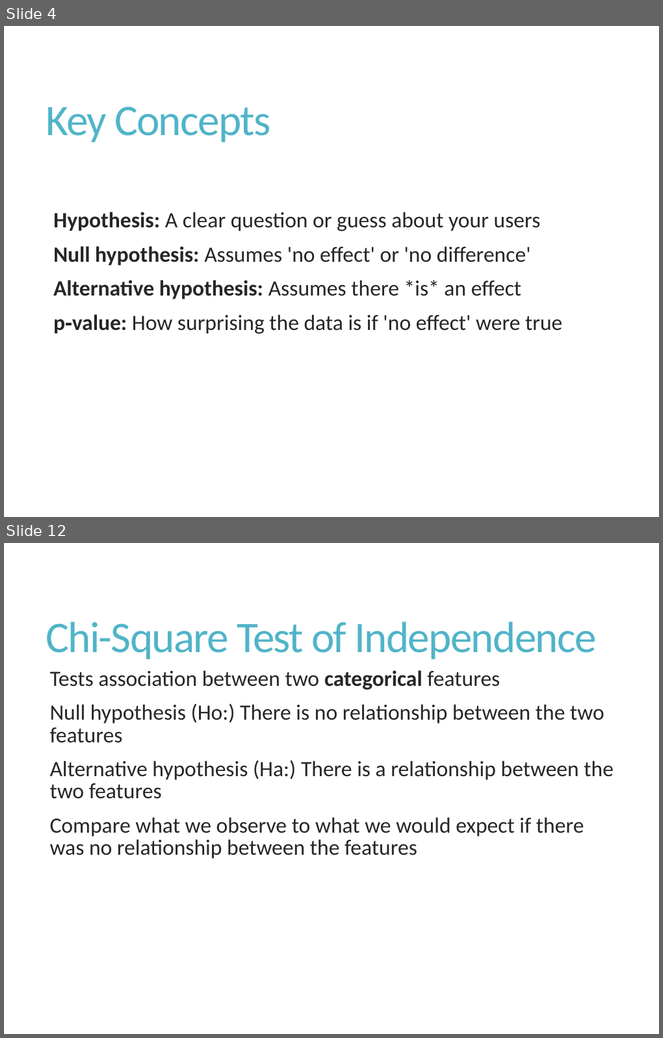
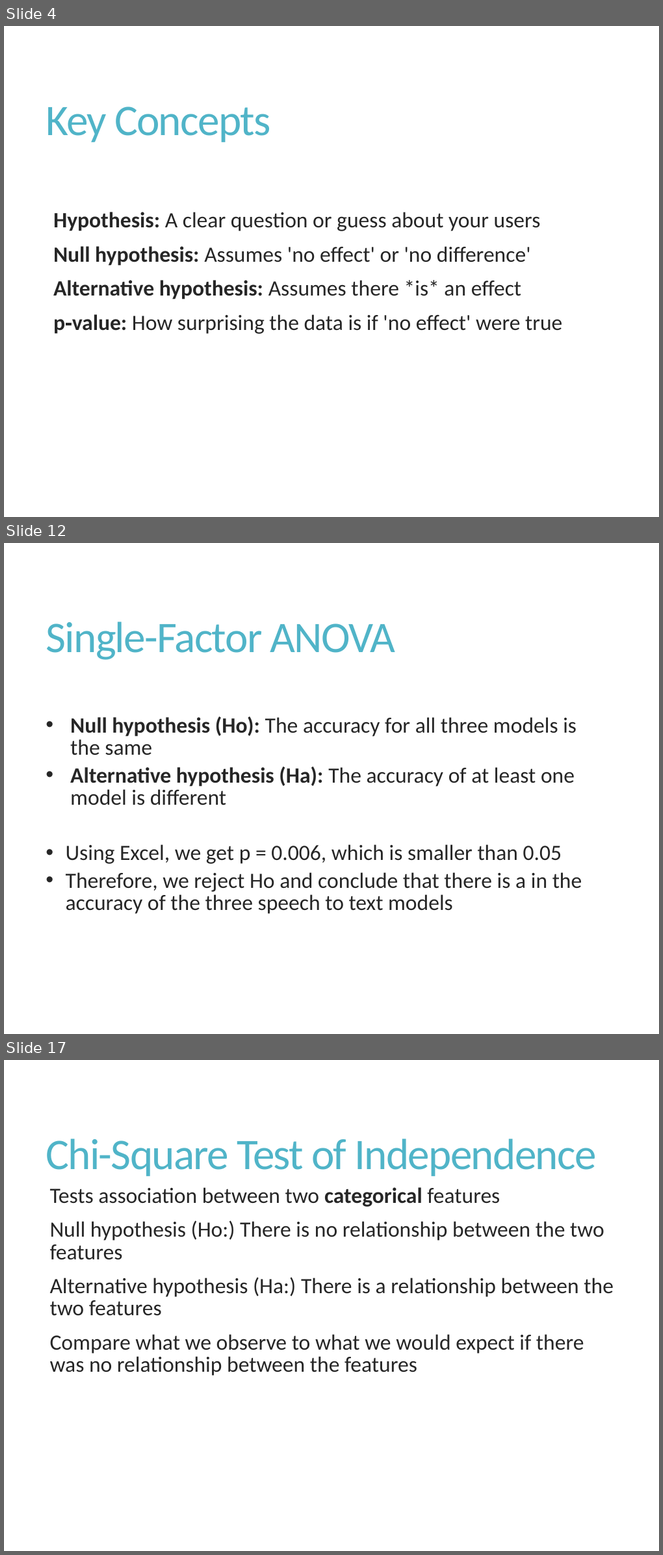
Before and after one commit to Chelsea-Myers/User_Experience_Research_Analytics, a slide deck: UXP_Presentations/UX_Hypothesis_Testing.pptx. Shown one above the other, each under a label of ours: slides 4 and 12 before the commit, slides 4, 12 and 17 after it; the slides between them are not shown. The pictures are 663x1038 and 663x1555 pixels, drawn with LibreOffice and Linux fonts; fonts in the diff are those of the drawing. Boxes give left, top, right and bottom in pixels: in the first picture for what was removed or moved away, otherwise in the second. Text is boxed around its words. In the diff, an @@ line names an element or a change of style, - is before the commit and + after.

```diff
--- a/UXP_Presentations/UX_Hypothesis_Testing.pptx
+++ b/UXP_Presentations/UX_Hypothesis_Testing.pptx
@@ slide 12 added at (x1=4, y1=543, x2=659, y2=1034), background #FFFFFF @@
@@ title added at (x1=46, y1=622, x2=395, y2=660), 48 pt, text #50B4C8 @@
+Single-Factor ANOVA
@@ text added at (x1=66, y1=717, x2=582, y2=914), 24 pt, text #262626 @@
+  • Null hypothesis (Ho): The accuracy for all three models is the same
+  • Alternative hypothesis (Ha): The accuracy of at least one model is different
+  • Using Excel, we get p = 0.006, which is smaller than 0.05
+  • Therefore, we reject Ho and conclude that there is a in the accuracy of the three speech to text models
@@ what was slide 12 is now slide 17 @@
```
Also in this commit, not shown: 7 slides changed, 4 other slides added.
